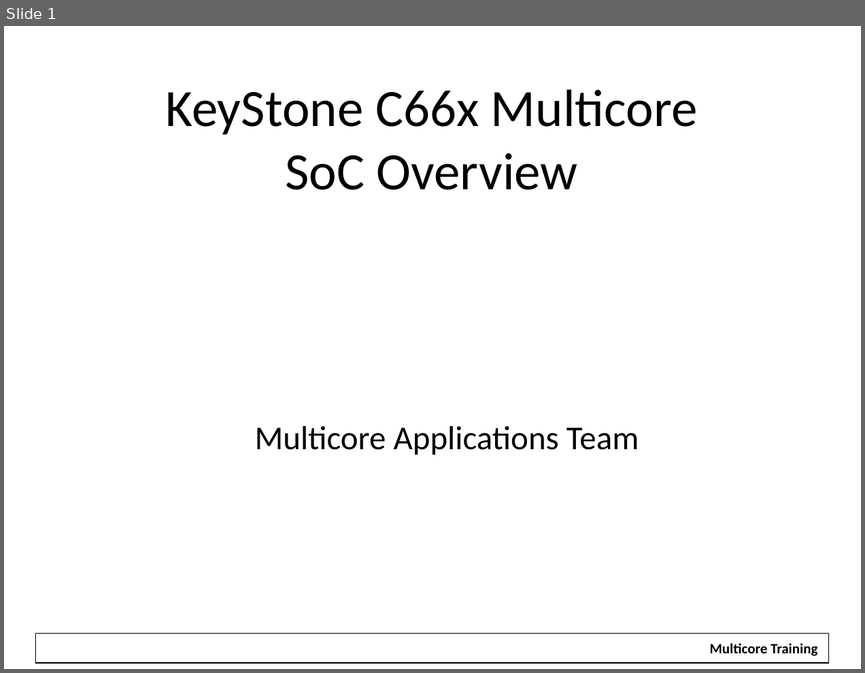
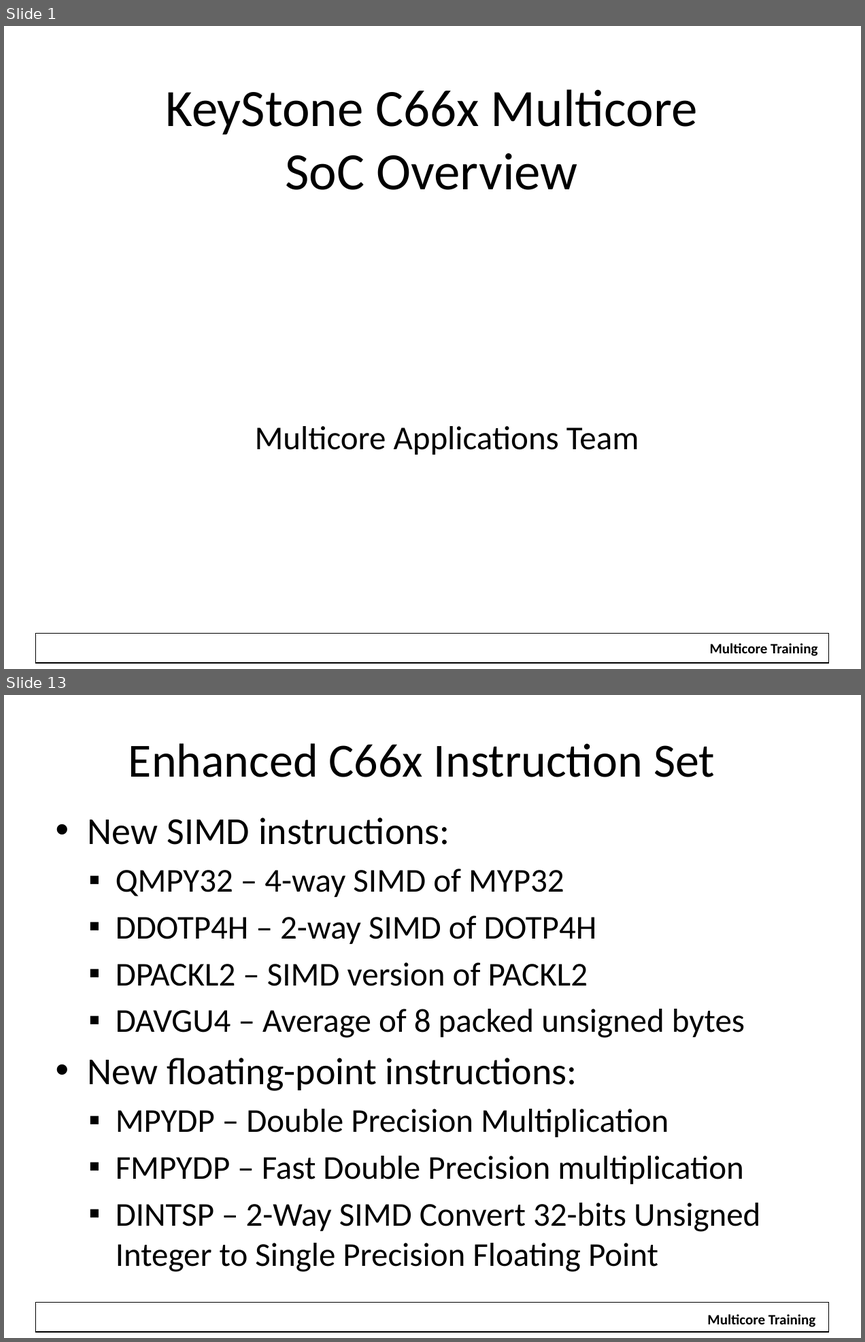
Before and after one commit to hari1989/keystone-workshop, a slide deck: slides/KeyStone Overview.pptx. Shown one above the other, each under a label of ours: slide 1 before the commit, slides 1 and 13 after it; the slides between them are not shown. The pictures are 865x673 and 865x1342 pixels, drawn with LibreOffice and Linux fonts; fonts in the diff are those of the drawing; background and template pictures are left out. Boxes give left, top, right and bottom in pixels: in the first picture for what was removed or moved away, otherwise in the second. Text is boxed around its words. In the diff, an @@ line names an element or a change of style, - is before the commit and + after.

```diff
--- a/slides/KeyStone Overview.pptx
+++ b/slides/KeyStone Overview.pptx
@@ slide 13 added at bbox=[4, 695, 861, 1338], background #FFFFFF; not listed: 1 template element that a slide beside it also shows @@
@@ title added at bbox=[128, 743, 715, 777], 40 pt, text #000000 @@
+Enhanced C66x Instruction Set
@@ text added at bbox=[88, 817, 760, 1272], 28 pt, text #000000 @@
+• New SIMD instructions:
+  ▪ QMPY32 – 4-way SIMD of MYP32
+  ▪ DDOTP4H – 2-way SIMD of DOTP4H
+  ▪ DPACKL2 – SIMD version of PACKL2
+  ▪ DAVGU4 – Average of 8 packed unsigned bytes
+• New floating-point instructions:
+  ▪ MPYDP – Double Precision Multiplication
+  ▪ FMPYDP – Fast Double Precision multiplication
+  ▪ DINTSP – 2-Way SIMD Convert 32-bits Unsigned Integer to Single Precision Floating Point
@@ rectangle added at bbox=[698, 1306, 825, 1328], fill #FFFFFF, 12 pt, text #000000, bold @@
+Multicore Training
```
Also in this commit, not shown: 1 slide changed, 13 other slides added, 1 other file.
